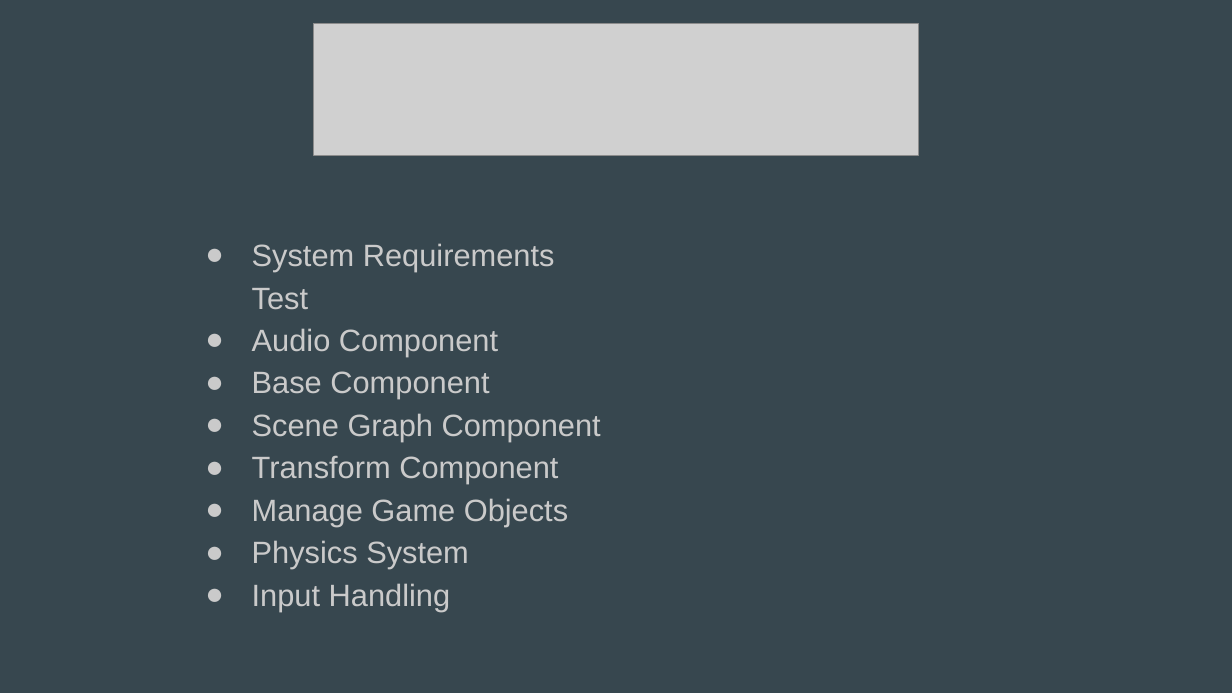
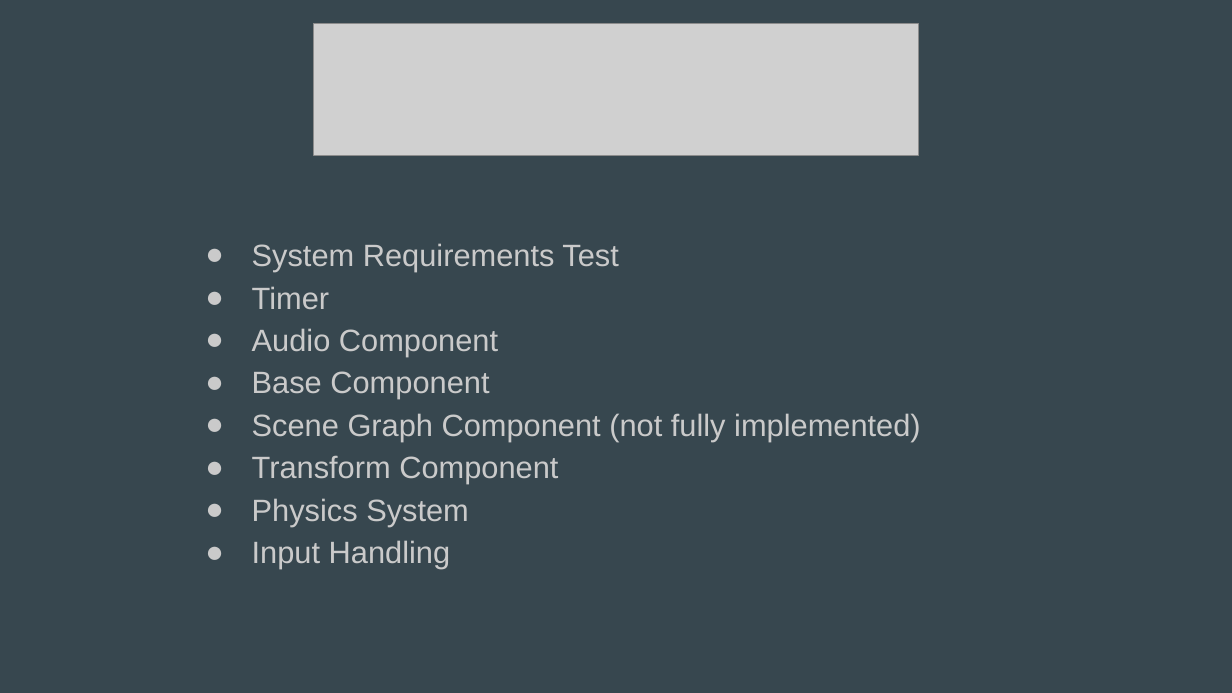
Before and after one commit to JePie/DuckBottle, a slide deck: slide 4 of DuckTrophy/Docs/Presentations/M1_GameEngine.pptx. Drawn at 1232x693 pixels with LibreOffice and Linux fonts; fonts in the diff are those of the drawing; grey boxes stand for pictures. Boxes give left, top, right and bottom in pixels: in the first picture for what was removed or moved away, otherwise in the second. Text is boxed around its words. In the diff, an @@ line names an element or a change of style, - is before the commit and + after.

Commit message:
Presentation

```diff
--- a/DuckTrophy/Docs/Presentations/M1_GameEngine.pptx
+++ b/DuckTrophy/Docs/Presentations/M1_GameEngine.pptx
@@ text at <box>252,286,330,309</box>: paragraph added @@
+● Timer
@@ text at <box>252,413,921,442</box>: text changed @@
-● Scene Graph Component
+● Scene Graph Component (not fully implemented)
@@ text at <box>252,498,568,527</box>: paragraph removed @@
-● Manage Game Objects
```
Also in this commit, not shown: 3 other slides changed.
